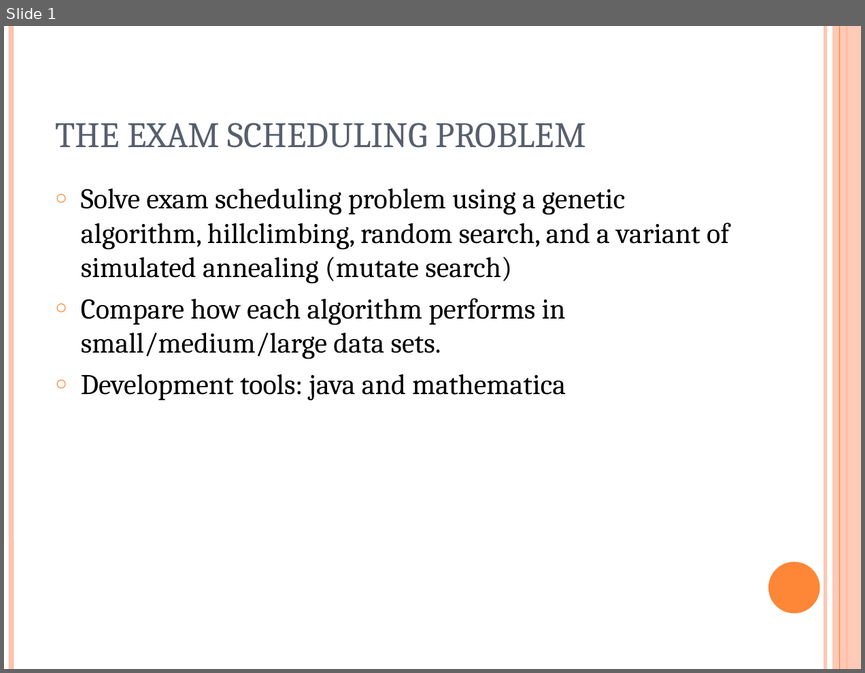
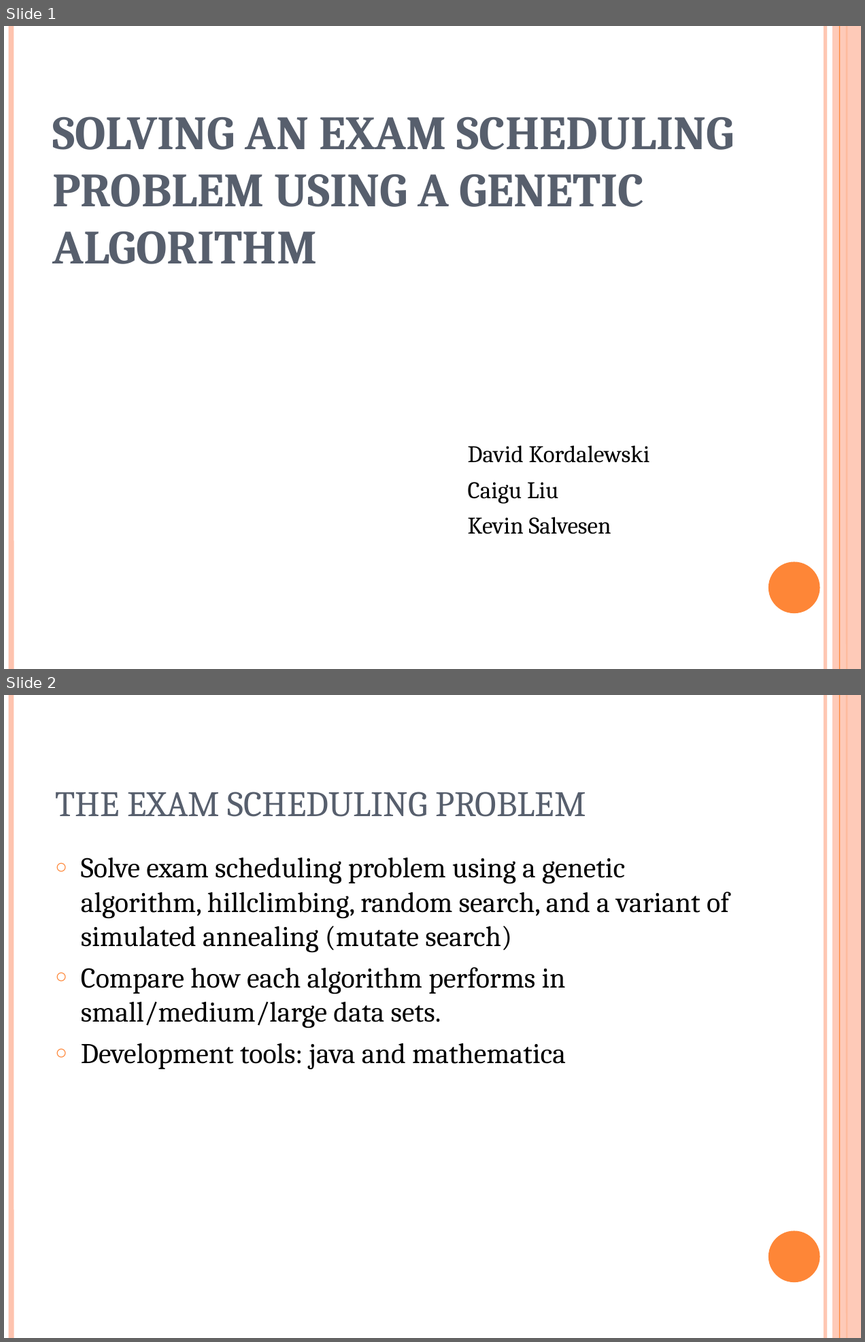
Before and after one commit to putrakoreng/csc384-genetic-algorithms-project, a slide deck: GA_TestBench/Data Files/presentation.ppt. Shown one above the other, each under a label of ours: slide 1 before the commit, slides 1 and 2 after it. The pictures are 865x673 and 865x1342 pixels, drawn with LibreOffice and Linux fonts; fonts in the diff are those of the drawing. Boxes give left, top, right and bottom in pixels: in the first picture for what was removed or moved away, otherwise in the second. Text is boxed around its words. In the diff, an @@ line names an element or a change of style, - is before the commit and + after.

```diff
--- a/GA_TestBench/Data Files/presentation.ppt
+++ b/GA_TestBench/Data Files/presentation.ppt
@@ slide 1 added at (4,26,861,669), background #FFFFFF; not listed: 6 template elements that a slide beside it also shows @@
@@ title added at (52,116,734,264), 40 pt, text #575F6D, bold @@
+SOLVING AN EXAM SCHEDULING PROBLEM USING A GENETIC ALGORITHM
@@ text added at (468,445,650,534), 20 pt, text #000000 @@
+David Kordalewski
+Caigu Liu
+Kevin Salvesen
@@ what was slide 1 is now slide 2 @@
```
Also in this commit, not shown: 1 slide changed, 6 other slides added, 3 slides removed, 3 other files.
